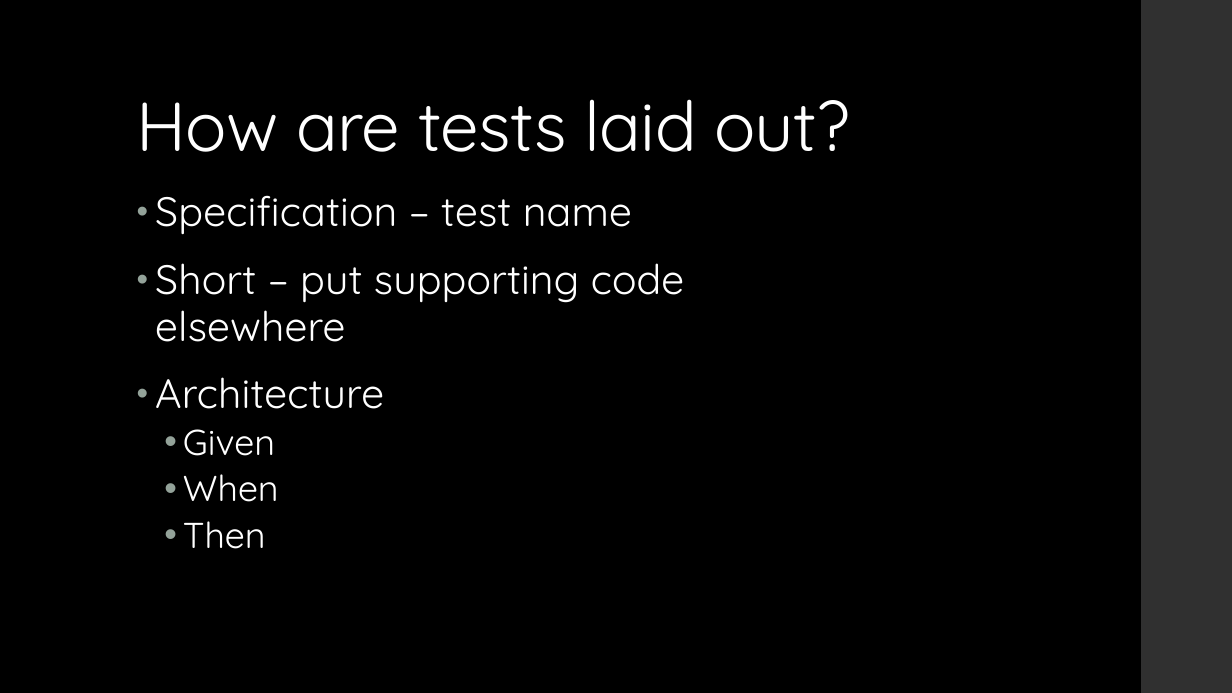
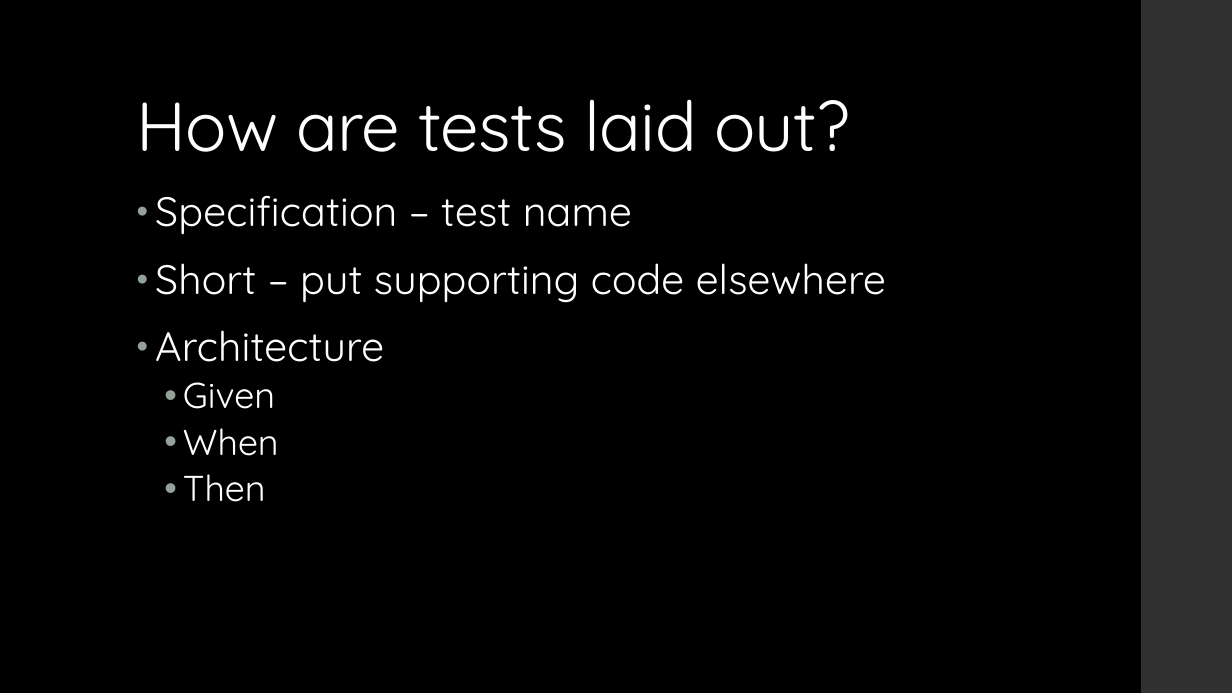
Before and after one commit to ckiefriter1/PT-BESD, a slide deck: slide 8 of Week12/Week 12 - 01. Unit Testing.pptx. Drawn at 1232x693 pixels with LibreOffice and Linux fonts; fonts in the diff are those of the drawing. Boxes give left, top, right and bottom in pixels: in the first picture for what was removed or moved away, otherwise in the second. Text is boxed around its words. In the diff, an @@ line names an element or a change of style, - is before the commit and + after.

```diff
--- a/Week12/Week 12 - 01. Unit Testing.pptx
+++ b/Week12/Week 12 - 01. Unit Testing.pptx
@@ text "Specification – test name" rewrapped from [155, 195, 685, 549] to [155, 195, 886, 502] @@
```
Also in this commit, not shown: 4 other slides changed, 3 other files.
